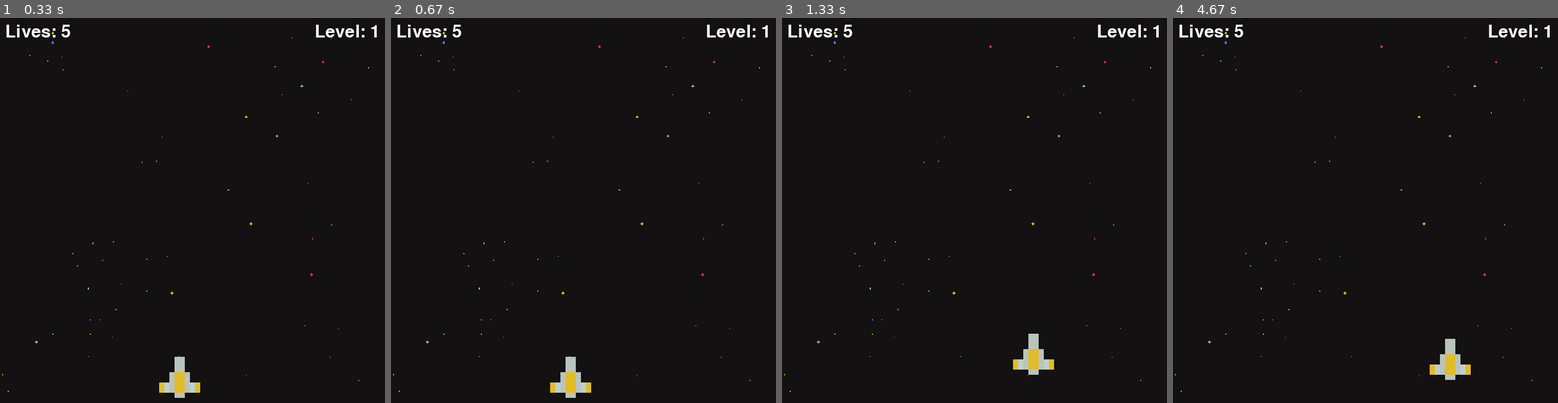
Above: before the commit, frames 1-4 (left to right).
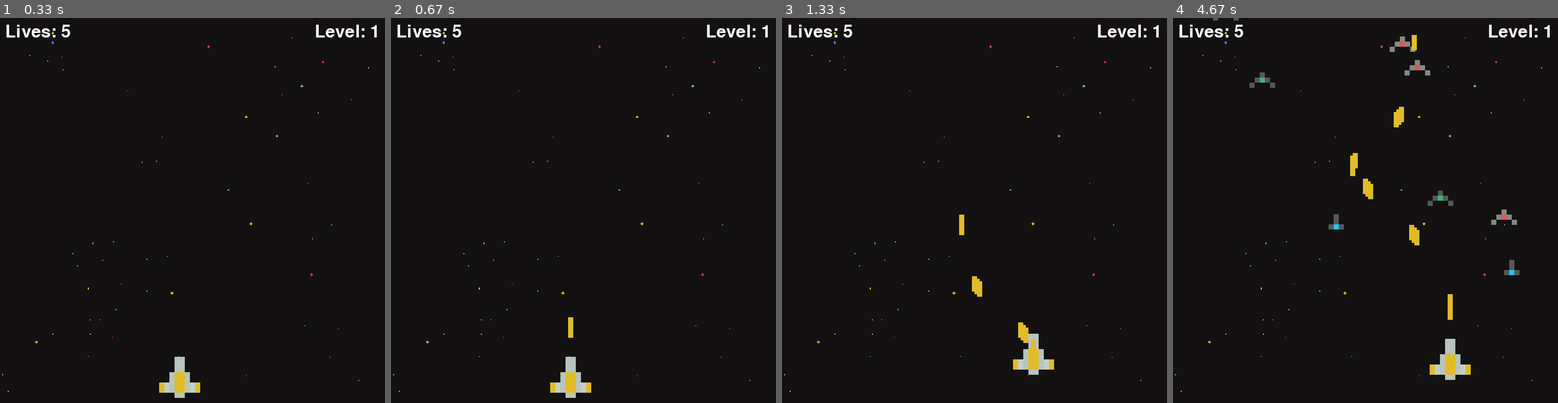
Above: after the commit, the same moments.

Repository: Creepercommand/pygame
Game: pygame game, started from space04.py
Same seed, same stepped clock (60 frames per second), same inputs: the game is played once before the commit and once after it.
Inputs:
- Up to frame 1 (0.33 s): no input
- Up to frame 2 (0.67 s): tap Space at 0.33 s
- Up to frame 3 (1.33 s): hold D 0.67-1.13 s; tap Space at 0.73, 1.03, 1.23 s; hold W from 1.17 s (still down)
- Up to frame 4 (4.67 s): release W at 1.47 s; hold D 1.5-1.97 s; tap Space at 1.57, 1.87, 2.07, 2.37, 2.63, 2.97, 3.27, 3.4, 3.8, 4.1, 4.47 s; hold A 2-2.53 s; hold S 2.57-2.87 s; hold A 2.9-3.3 s; hold W 3.33-3.7 s; hold D 3.73-4.37 s; hold S from 4.4 s (still down)

Frame 1 is identical in both runs. In frame 2, less than 0.1% of the frame differs, in the area x 46-48%, y 77-84%; in frame 3, 0.3%; in frame 4, 1.3%, in the area x 10-90%, y 0-79%.

Commit message:
우주게임 미완(미사일)

Diff:
--- a/space04.py
+++ b/space04.py
@@ -17,19 +17,44 @@
 
 YELLOW_SPACE_SHIP = pygame.image.load(os.path.join("assets", "pixel_ship_yellow.png"))
 
+# 레이저
+YELLOW_LASER = pygame.image.load(os.path.join("assets", "pixel_laser_yellow.png"))
+
+
 BG = pygame.image.load(os.path.join("assets", "background-black.png"))
 BG = pygame.transform.scale(BG, SCREEN_SIZE)
 
+class Laser:
+    def __init__(self, x, y, img):
+        self.x = x
+        self.y = y
+        self.img = img
 
+    def draw(self, window):
+        window.blit(self.img, (self.x,self.y))
+
+    def move(self,vel):
+        self.y += vel
+
+    def offscreen(self,height):
+        return not(self.y <= height and self.y >=0)
 class Ship:
     def __init__(self, x, y, health=100):
         self.x = x
         self.y = y
         self.ship_img = None
         self.health = health
+        self.laser_img = None
+        self.lasers = []
 
     def draw(self, window):
         window.blit(self.ship_img, (self.x, self.y))
+        for laser in self.lasers:
+            laser.draw(window)
+
+    def shoot(self):
+        laser = Laser(self.x,self.y,self.laser_img)
+        self.lasers.append(laser)
 
     def get_width(self):
         return self.ship_img.get_width()
@@ -42,7 +67,14 @@
     def __init__(self, x, y, health=100):
         super().__init__(x, y, health)
         self.ship_img = YELLOW_SPACE_SHIP
+        self.laser_img = YELLOW_LASER
         self.max_health = health
+
+    def move_lasers(self,vel):
+        for laser in self.lasers:
+            laser.move(vel)
+            if laser.offscreen(SCREEN_HEIGHT):
+                self.lasers.remove(laser)
 
 
 class Enemy(Ship):
@@ -67,8 +99,9 @@
 
     enemies = []
     wave_length = 5
-    enemy_vel = 1
+    enemy_vel = 3
 
+    laser_vel = 5
 
     FPS = 60
     level = 1
@@ -117,9 +150,12 @@
             player.y -= player_vel
         if keys[pygame.K_s] and player.y < SCREEN_HEIGHT - player.get_height():
             player.y += player_vel
+        if keys[pygame.K_SPACE]:
+            player.shoot()
 
         for enemy in  enemies:
             enemy.move(enemy_vel)
             if enemy.y > SCREEN_HEIGHT:
                 enemies.remove(enemy)
+        player.move_lasers(-laser_vel)
 main()
